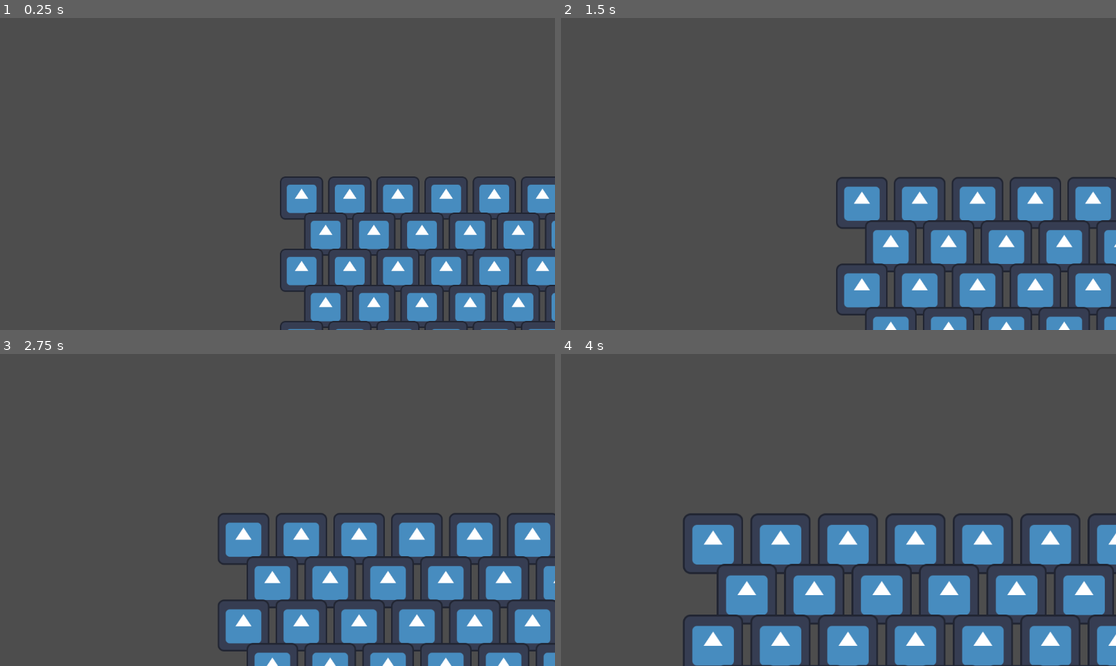
Above: before the commit, frames 1-4 (two rows, left to right).
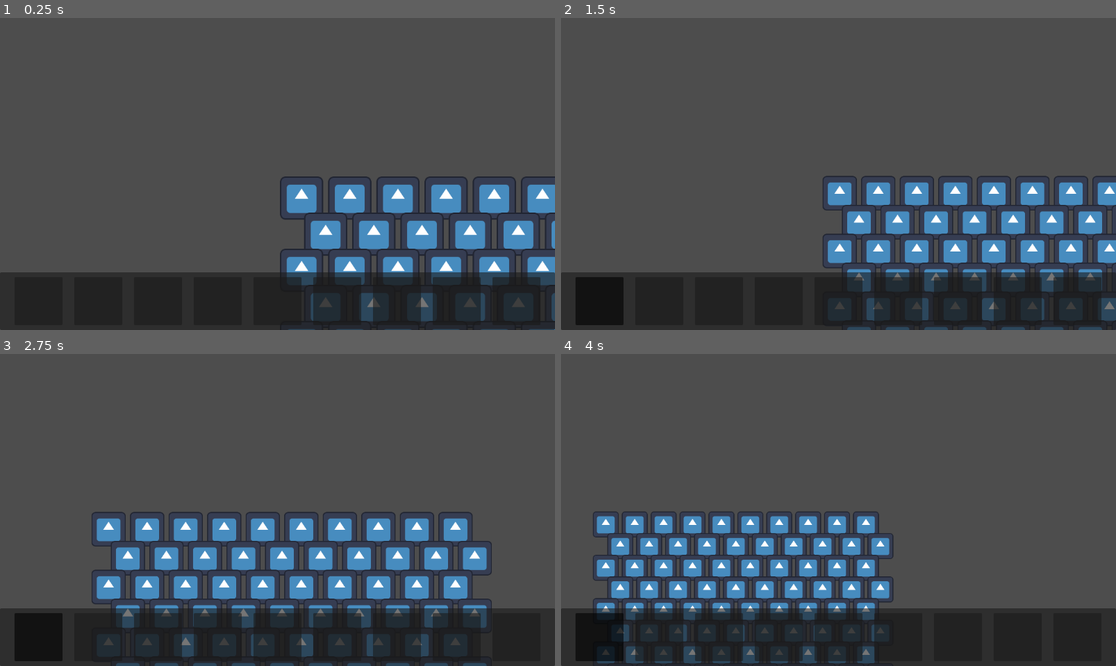
Above: after the commit, the same moments.

Repository: CiaranWoodward/LD54
Game: Godot game, scene res://Level.tscn
The game is run twice, just before and just after one commit, with the same random seed, the same clock (stepped at 60 frames per second) and the same inputs. The engine's default icon, where the game draws it, is replaced by a stand-in: a white triangle on a blue panel in a dark square.
Inputs (mouse positions are in pixels of both pictures, inside the frame that each line leads up to):
- Up to frame 1 (0.25 s): no input
- Up to frame 2 (1.5 s): click (599, 301) at 0.52 s; tap Enter at 1.25 s; move the mouse to (960, 158) at 1.27 s; hold Right (ui_right) from 1.28 s (still down); hold Mouse wheel down (zoom_in, bound only after the commit) from 1.28 s (still down); click (960, 158) at 1.42 s
- Up to frame 3 (2.75 s): release Right (ui_right) at 2 s; release Mouse wheel down (zoom_in, bound only after the commit) at 2 s; drag from (166, 525) to (249, 572) at 2.02 s
- Up to frame 4 (4 s): tap Space at 2.75 s; move the mouse to (894, 441) at 2.77 s; hold Right (ui_right) 2.78-3.5 s; hold Mouse wheel down (zoom_in, bound only after the commit) 2.78-3.5 s; click (894, 441) at 2.92 s; drag from (810, 572) to (672, 463) at 3.52 s

The runs differ from the first frame. In frame 1, 18% of the frame differs, in the area x 0-100%, y 81-100%; in frame 2, 27%; in frame 3, 32%; in frame 4, 34%, in the area x 0-100%, y 50-100%.

Commit message:
Fix the camera

Diff:
--- a/Level.tscn
+++ b/Level.tscn
@@ -1,8 +1,9 @@
-[gd_scene load_steps=6 format=3 uid="uid://b6y8ec8tar23r"]
+[gd_scene load_steps=7 format=3 uid="uid://b6y8ec8tar23r"]
 
 [ext_resource type="Script" path="res://GardenTiles.gd" id="1_5n8ii"]
 [ext_resource type="Texture2D" uid="uid://bn7nems70jqgr" path="res://icon.svg" id="1_k5ldj"]
 [ext_resource type="Script" path="res://PlayerCam.gd" id="2_hoiau"]
+[ext_resource type="PackedScene" uid="uid://0aejnixhhw7h" path="res://UI/HUD.tscn" id="4_mp570"]
 
 [sub_resource type="TileSetAtlasSource" id="TileSetAtlasSource_golho"]
 texture = ExtResource("1_k5ldj")
@@ -25,3 +26,5 @@
 
 [node name="PlayerCam" type="Camera2D" parent="."]
 script = ExtResource("2_hoiau")
+
+[node name="HUD" parent="." instance=ExtResource("4_mp570")]
--- a/PlayerCam.gd
+++ b/PlayerCam.gd
@@ -1,10 +1,10 @@
 extends Camera2D
 
-@export var MAX_SPEED = 150.0
+@export var MAX_SPEED = 1000.0
 @export var ACCEL_TIME = 0.5
 @export var STOP_TIME = 0.2
 @export var ZOOM_AMOUNT = 0.2
-@export var ZOOM_TIME = 0.2
+@export var ZOOM_TIME = 0.15
 @export var ZOOM_MIN = 0.4
 @export var ZOOM_MAX = 4
 
@@ -24,17 +24,15 @@
 
 # Called when the node enters the scene tree for the first time.
 func _ready():
-	zoom_tween = create_tween()
-	move_tween = create_tween()
-	dir_tween = create_tween()
+	pass
 
 func _unhandled_input(event):
 	# Only allow unhandled input for start drag
 	if event is InputEventMouseButton and (event.button_index == MOUSE_BUTTON_RIGHT || event.button_index == MOUSE_BUTTON_MIDDLE):
 		if event.is_pressed():
 			dragging = true
-			dir_tween.kill()
-			move_tween.kill()
+			dir_tween = null
+			move_tween = null
 			speed = 0
 			moving = false
 			dir_vec = Vector2.ZERO
@@ -73,7 +71,6 @@
 		if target_zoom.x < ZOOM_MIN:
 			target_zoom = Vector2(ZOOM_MIN, ZOOM_MIN)
 		if target_zoom != zoom:
-			zoom_tween.kill()
 			zoom_tween = create_tween()
 			zoom_tween.tween_property(self, "zoom", target_zoom, ZOOM_TIME).set_trans(Tween.TRANS_SINE).set_ease(Tween.EASE_IN_OUT)
 		rezoom = false
@@ -94,19 +91,16 @@
 		dir_vec = dir_delta
 	if dir_delta != Vector2.ZERO:
 		dir_delta = dir_delta.normalized()
-		dir_tween.kill()
 		dir_tween = create_tween()
 		dir_tween.tween_property(self, "dir_vec", dir_delta, 1).set_trans(Tween.TRANS_EXPO).set_ease(Tween.EASE_OUT)
 
 	if dir_delta != Vector2.ZERO && !moving:
 		# just started moving
-		move_tween.kill()
 		move_tween = create_tween()
 		move_tween.tween_property(self, "speed", MAX_SPEED, ACCEL_TIME).set_trans(Tween.TRANS_SINE).set_ease(Tween.EASE_OUT)
 		moving = true
 	elif dir_delta == Vector2.ZERO && moving:
 		# just stopped moving
-		move_tween.kill()
 		move_tween = create_tween()
 		move_tween.tween_property(self, "speed", 0, STOP_TIME).set_trans(Tween.TRANS_SINE).set_ease(Tween.EASE_OUT)
 		moving = false
--- a/project.godot
+++ b/project.godot
@@ -23,12 +23,12 @@
 
 zoom_in={
 "deadzone": 0.5,
-"events": [Object(InputEventMouseButton,"resource_local_to_s …(202 unchanged characters)… ctor2(0, 0),"factor":1.0,"button_index":4,"canceled":false,"pressed":false,"double_click":false,"script":null)
+"events": [Object(InputEventMouseButton,"resource_local_to_s …(202 unchanged characters)… ctor2(0, 0),"factor":1.0,"button_index":5,"canceled":false,"pressed":false,"double_click":false,"script":null)
 ]
 }
 zoom_out={
 "deadzone": 0.5,
-"events": [Object(InputEventMouseButton,"resource_local_to_s …(202 unchanged characters)… ctor2(0, 0),"factor":1.0,"button_index":5,"canceled":false,"pressed":false,"double_click":false,"script":null)
+"events": [Object(InputEventMouseButton,"resource_local_to_s …(202 unchanged characters)… ctor2(0, 0),"factor":1.0,"button_index":4,"canceled":false,"pressed":false,"double_click":false,"script":null)
 ]
 }
 
